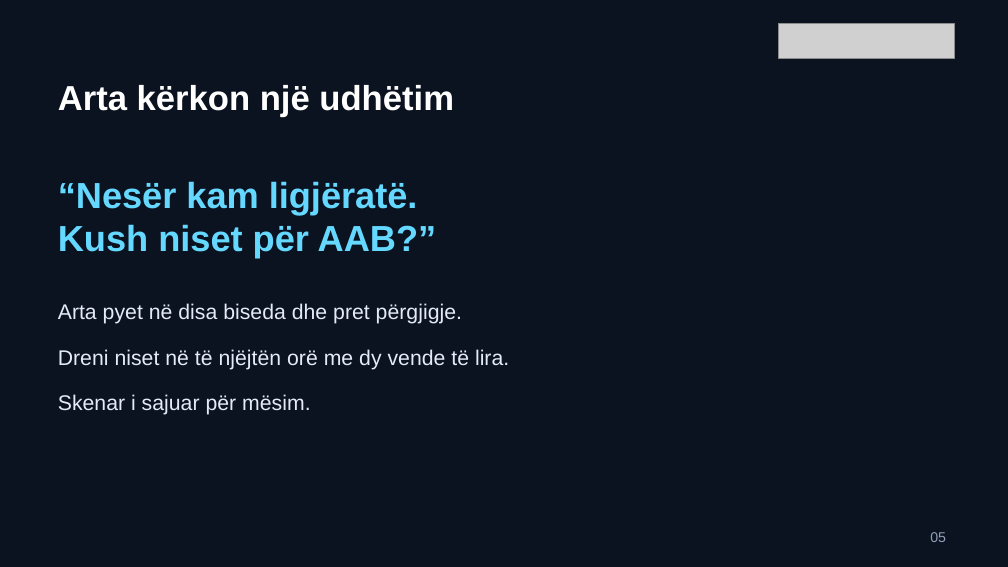
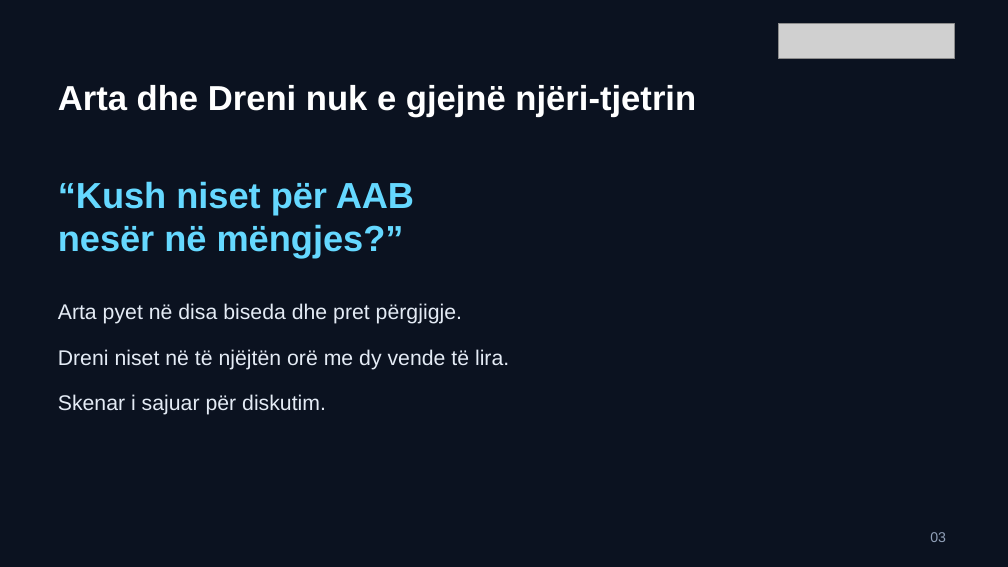
Before and after one commit to arbenl/arbenl.github.io, a slide deck: slide 3 of lendet/2026-2027/mobile/lectures/ligjerata-02-rideshare-ideja-mvp-2026.pptx (slide 5 before the commit). Drawn at 1008x567 pixels with LibreOffice and Linux fonts; fonts in the diff are those of the drawing; grey boxes stand for pictures. Boxes give left, top, right and bottom in pixels: in the first picture for what was removed or moved away, otherwise in the second. Text is boxed around its words. In the diff, an @@ line names an element or a change of style, - is before the commit and + after.

```diff
--- a/lendet/2026-2027/mobile/lectures/ligjerata-02-rideshare-ideja-mvp-2026.pptx
+++ b/lendet/2026-2027/mobile/lectures/ligjerata-02-rideshare-ideja-mvp-2026.pptx
@@ text at (x1=58, y1=85, x2=696, y2=117): text changed @@
-Arta kërkon një udhëtim
+Arta dhe Dreni nuk e gjejnë njëri-tjetrin
@@ text at (x1=58, y1=181, x2=414, y2=258): text changed @@
-“Nesër kam ligjëratë.
-Kush niset për AAB?”
+“Kush niset për AAB
+nesër në mëngjes?”
@@ text at (x1=58, y1=394, x2=326, y2=415): text changed @@
-Skenar i sajuar për mësim.
+Skenar i sajuar për diskutim.
@@ text at (x1=930, y1=532, x2=946, y2=542): text changed @@
-05
+03
```
Also in this commit, not shown: 5 other slides changed, 16 slides added, 20 slides removed, 15 other files.
